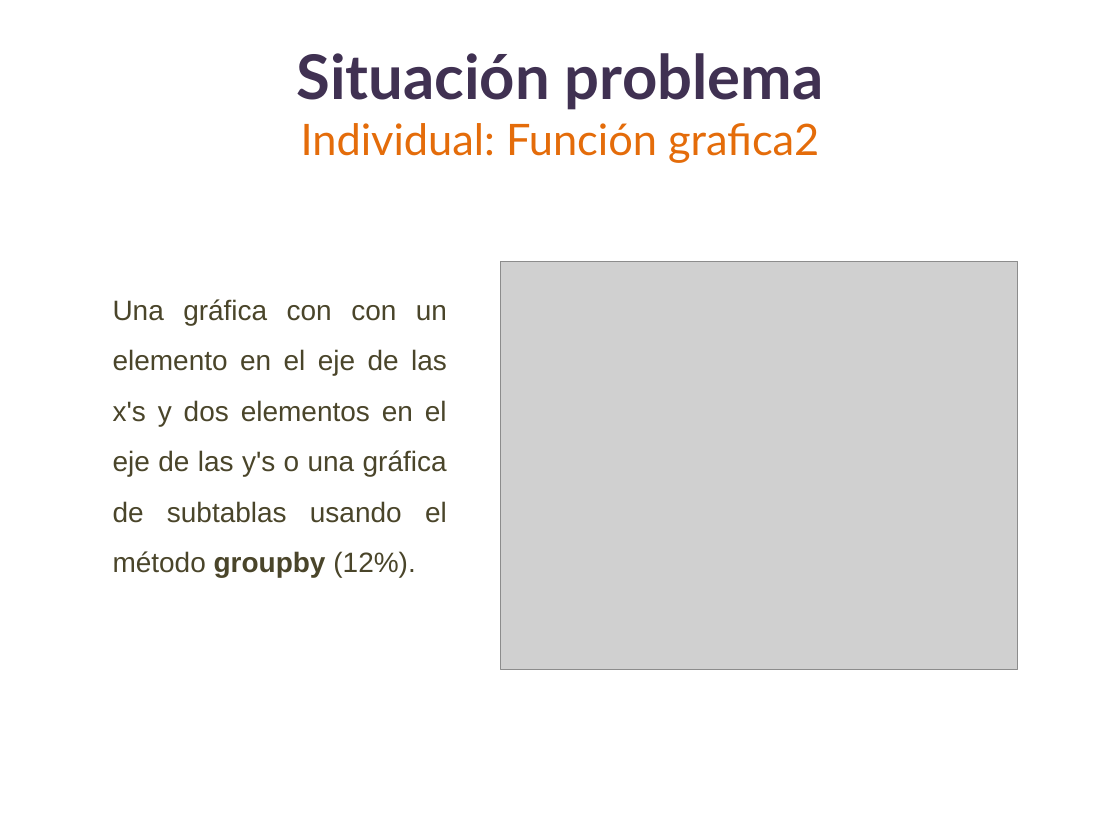
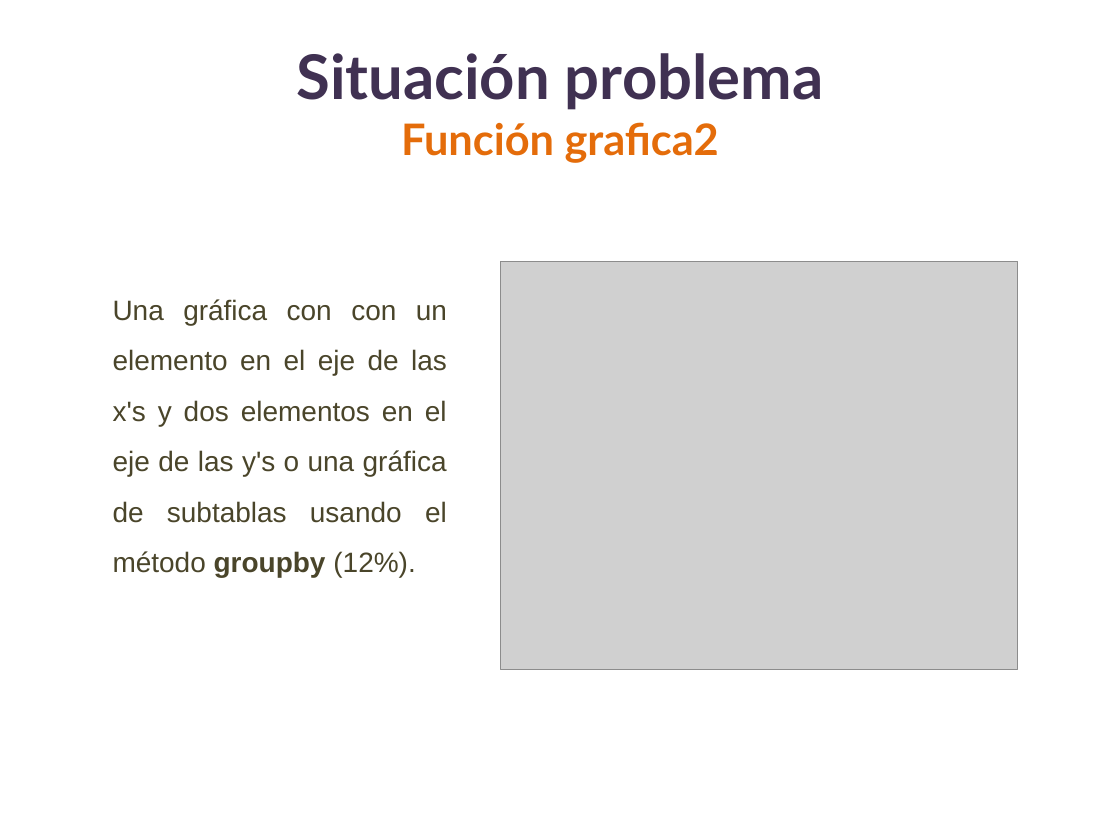
Before and after one commit to lizetheP/PensamientoC, a slide deck: slide 15 of CalendarioAgo2026/proyecto/SITUACION_PROBLEMA.pptx (slide 18 before the commit). Drawn at 1120x840 pixels with LibreOffice and Linux fonts; fonts in the diff are those of the drawing; grey boxes stand for pictures. Boxes give left, top, right and bottom in pixels: in the first picture for what was removed or moved away, otherwise in the second. Text is boxed around its words. In the diff, an @@ line names an element or a change of style, - is before the commit and + after.

```diff
--- a/CalendarioAgo2026/proyecto/SITUACION_PROBLEMA.pptx
+++ b/CalendarioAgo2026/proyecto/SITUACION_PROBLEMA.pptx
@@ title at box(296, 53, 823, 163): text changed; size 27.9 to 39.6 pt; text colour #E46C0A to #403152; bold on @@
-Situación problema
-Individual: Función grafica2
+Situación problema
+Función grafica2
```
Also in this commit, not shown: 12 other slides changed, 2 slides added, 5 slides removed, 7 other files.
